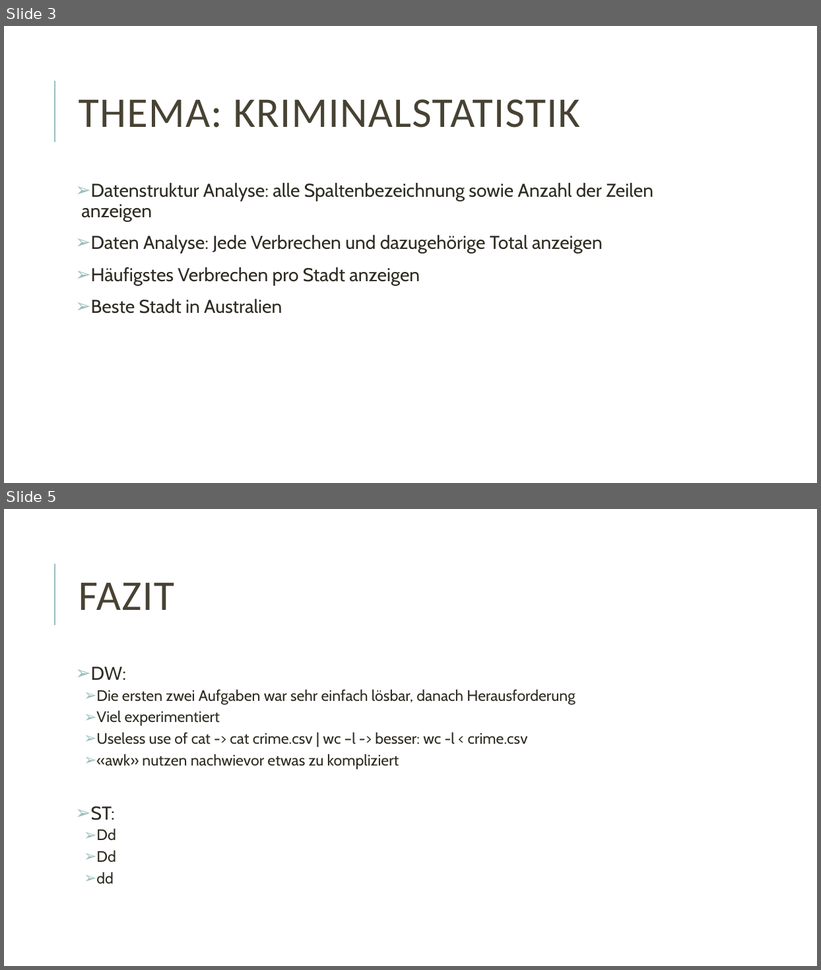
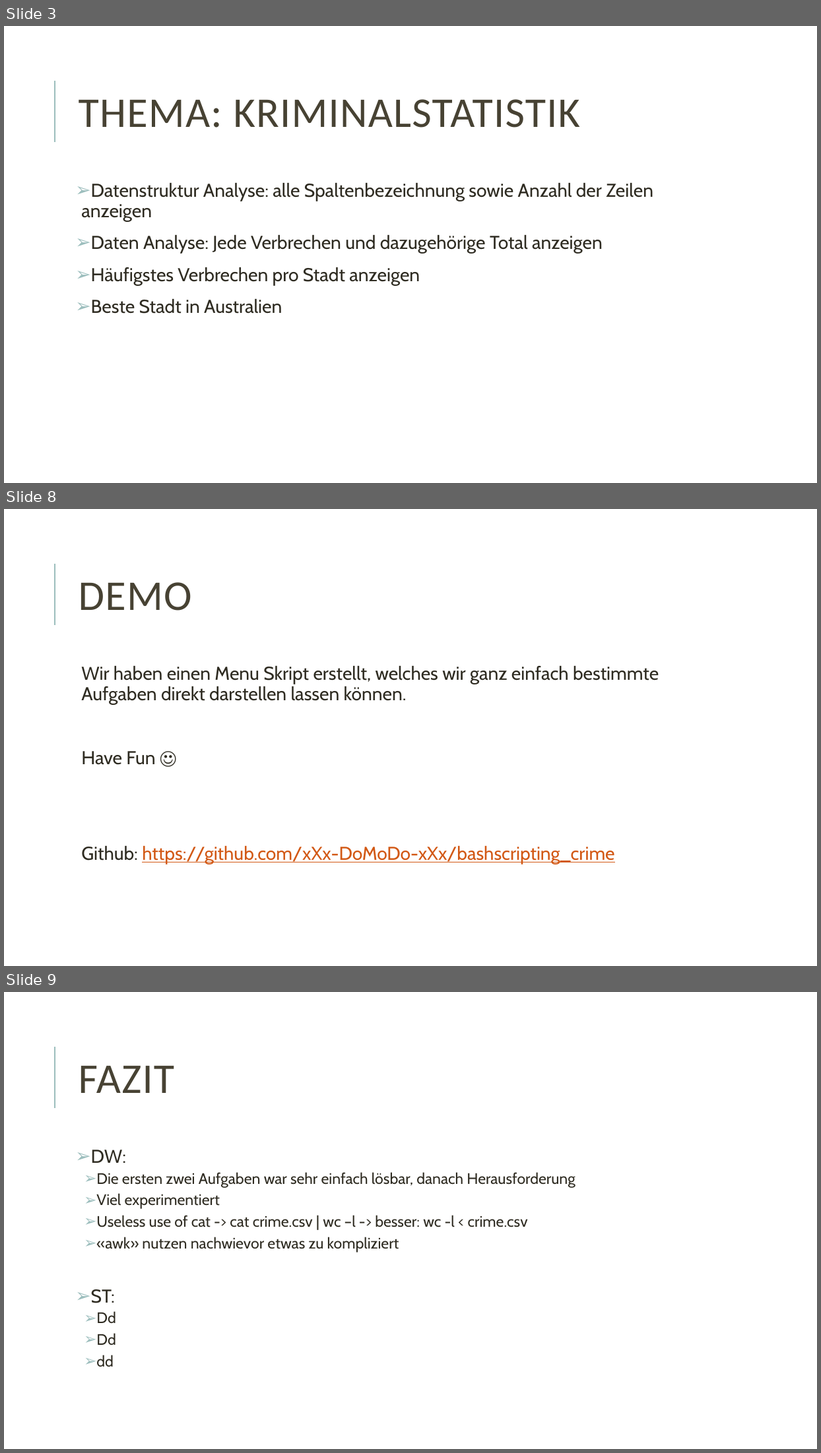
Before and after one commit to xXx-DoMoDo-xXx/bashscripting_crime, a slide deck: Bash-scripting-crime-statistic.pptx. Shown one above the other, each under a label of ours: slides 3 and 5 before the commit, slides 3, 8 and 9 after it; the slides between them are not shown. The pictures are 821x970 and 821x1453 pixels, drawn with LibreOffice and Linux fonts; fonts in the diff are those of the drawing. Boxes give left, top, right and bottom in pixels: in the first picture for what was removed or moved away, otherwise in the second. Text is boxed around its words. In the diff, an @@ line names an element or a change of style, - is before the commit and + after.

```diff
--- a/Bash-scripting-crime-statistic.pptx
+++ b/Bash-scripting-crime-statistic.pptx
@@ slide 8 added at box(4, 509, 817, 966), background #FFFFFF; not listed: 1 template element that a slide beside it also shows @@
@@ title added at box(79, 582, 192, 611), 50 pt, text #474233 @@
+DEMO
@@ text added at box(81, 666, 659, 864), 22 pt, text #2E2B21 @@
+  Wir haben einen Menu Skript erstellt, welches wir ganz einfach bestimmte Aufgaben direkt darstellen lassen können.
+  Have Fun ☺
+  Github: https://github.com/xXx-DoMoDo-xXx/bashscripting_crime
@@ what was slide 5 is now slide 9 @@
```
Also in this commit, not shown: 1 slide changed, 4 other slides added, 1 slide removed, 1 other file.
